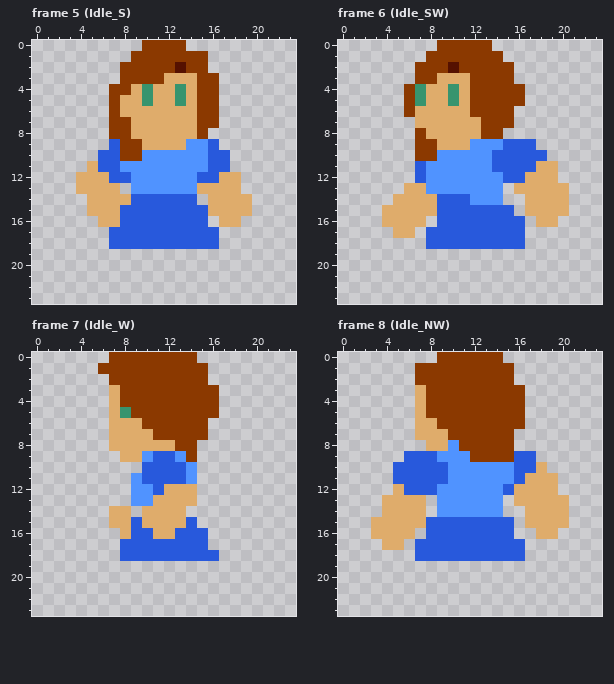
Pixel-art file: The Curious Life of Eden/Assets/Sprites/EdenSprites.aseprite. The picture above was drawn from the file before the commit.
24x24 pixels, 72 frames. Shown: frame 5 (Idle_S), frame 6 (Idle_SW), frame 7 (Idle_W), frame 8 (Idle_NW). The commit also changed other frames, which this record leaves out.
After:
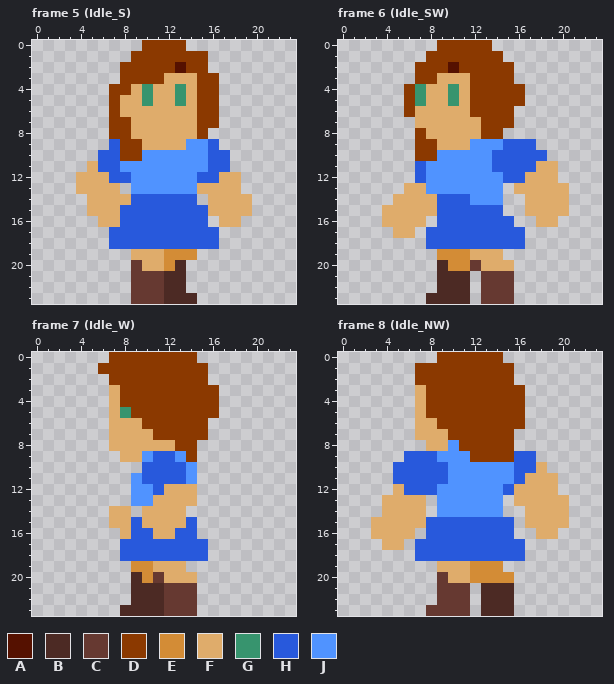
Palette (. is transparent): A #551100  B #4c2a24  C #663931  D #8b3900  E #d38c36  F #dfac6b  G #37946e  H #2859dc  J #5093ff
The edit:
Frame 5 (Idle_S), layer "Color/LegFront":
y 19: x 9..14 ...... -> FFFEEE
y 20: x 9..13 ..... -> CFFEB
y 21..22: x 9..13 ..... -> CCCBB
y 23: x 9..14 ...... -> CCCBBB
Frame 6 (Idle_SW), layers "Color/Skirt", "Color/LegFront":
y 15: x 15 H -> .
y 16: x 16 H -> .
y 19: x 9..14 ...... -> EEEFFF
y 20: x 9..15 ....... -> BEECFFF
y 21..22: x 9..11 ... -> BBB; x 13..15 ... -> CCC
y 23: x 8..11 .... -> BBBB; x 13..15 ... -> CCC
Frame 7 (Idle_W), layers "Color/Skirt", "Color/LegFront":
y 16: x 15 H -> .
y 18: x 16 H -> .
y 19: x 9..13 ..... -> EEFFF
y 20: x 9..14 ...... -> BECFFF
y 21..22: x 9..14 ...... -> BBBCCC
y 23: x 8..14 ....... -> BBBBCCC
Frame 8 (Idle_NW), layer "Color/LegFront":
y 19: x 9..14 ...... -> FFFEEE
y 20: x 9..15 ....... -> CFFEEEE
y 21..22: x 9..11 ... -> CCC; x 13..15 ... -> BBB
y 23: x 8..11 .... -> CCCC; x 13..15 ... -> BBB
Boxes around the changes in both pictures, in picture pixels (x1, y1, x2, y2):
added: (131, 249, 197, 304)
changed: (426, 205, 525, 304)
changed: (120, 528, 219, 616)
added: (426, 561, 514, 616)
